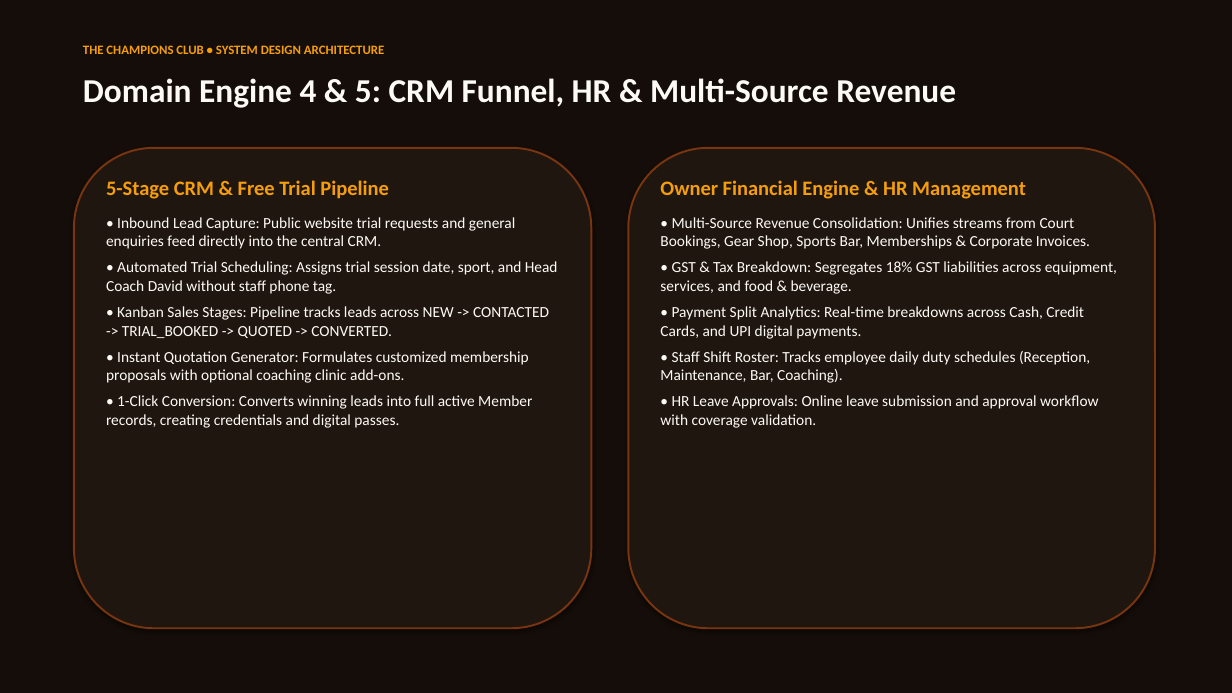
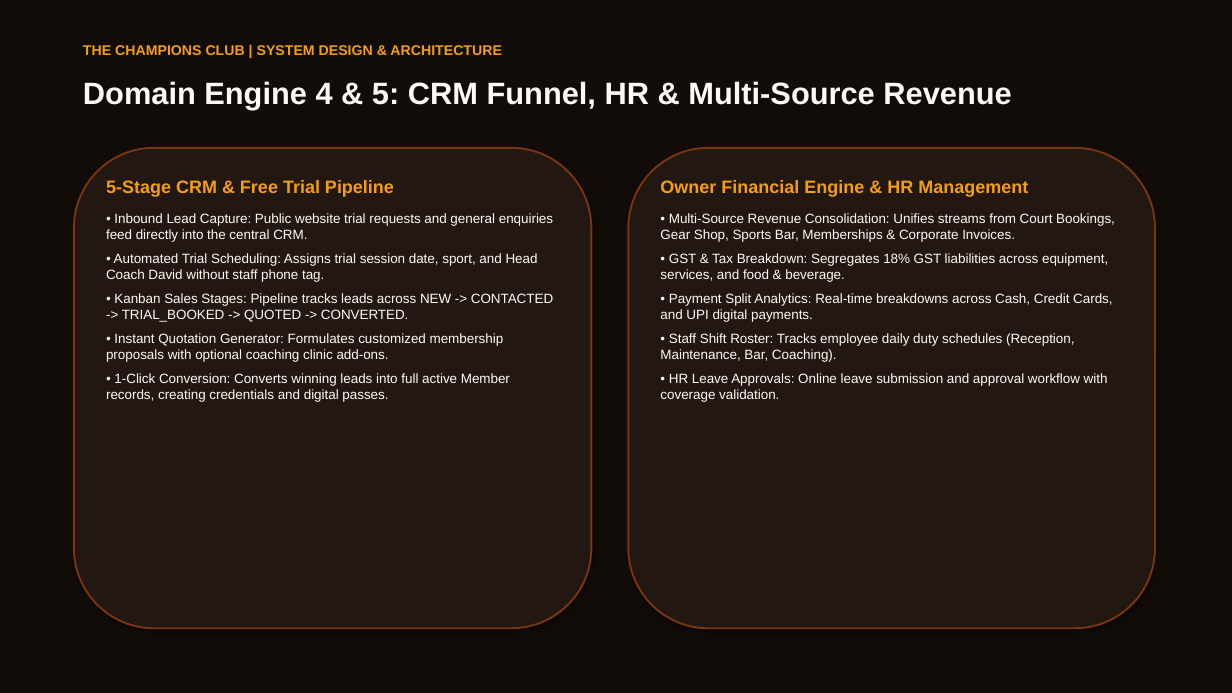
Before and after one commit to manas0306-ops/Sports-Club-Management, a slide deck: slide 8 of Champions_Club_System_Design.pptx. Drawn at 1232x693 pixels with LibreOffice and Linux fonts; fonts in the diff are those of the drawing. Boxes give left, top, right and bottom in pixels: in the first picture for what was removed or moved away, otherwise in the second. Text is boxed around its words. In the diff, an @@ line names an element or a change of style, - is before the commit and + after.

Commit message:
feat(presentation): deliver bulletproof system design PPTX and interactive warm ambient glassmorphic presentation viewer

```diff
--- a/Champions_Club_System_Design.pptx
+++ b/Champions_Club_System_Design.pptx
@@ background #140D09 to #FFFFFF @@
@@ rectangle added at [0, 0, 1232, 693], fill #120C08 @@
@@ text at [83, 45, 502, 55]: text changed; size 10 to 11 pt; font Calibri to Arial @@
-THE CHAMPIONS CLUB • SYSTEM DESIGN ARCHITECTURE
+THE CHAMPIONS CLUB | SYSTEM DESIGN & ARCHITECTURE
@@ text "Domain Engine 4 & 5: ..." at [83, 81, 1011, 110]: size 26 to 24 pt, font Calibri to Arial @@
@@ rounded rectangle at [74, 148, 592, 628]: fill #201610 to #221711 @@
@@ rounded rectangle at [628, 148, 1155, 628]: fill #201610 to #221711 @@
@@ text "5-Stage CRM & Free Trial ..." at [106, 180, 553, 402]: size 16 to 14 pt in "5-Stage CRM & Free Trial Pipeline"; font Calibri to Arial, size 12 to 10.5 pt @@
@@ text "Owner Financial Engine & HR ..." at [660, 180, 1115, 402]: size 16 to 14 pt in "Owner Financial Engine & HR Management"; font Calibri to Arial, size 12 to 10.5 pt @@
```
Also in this commit, not shown: 11 other slides changed, 4 other files.
